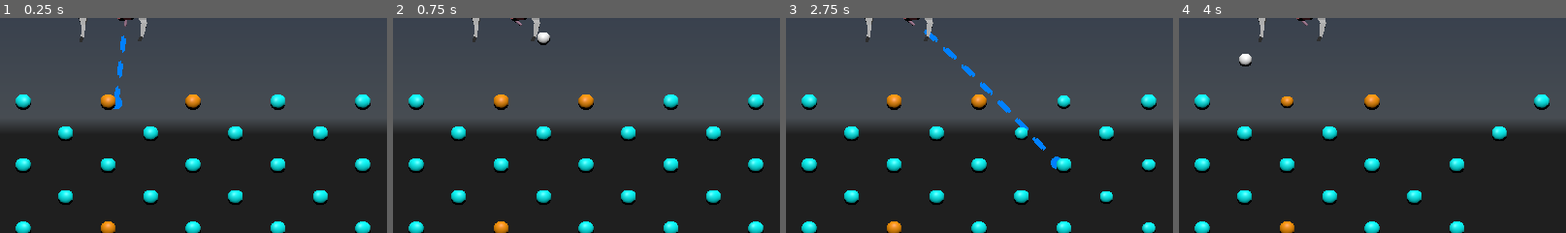
Above: before the commit, frames 1-4 (left to right).
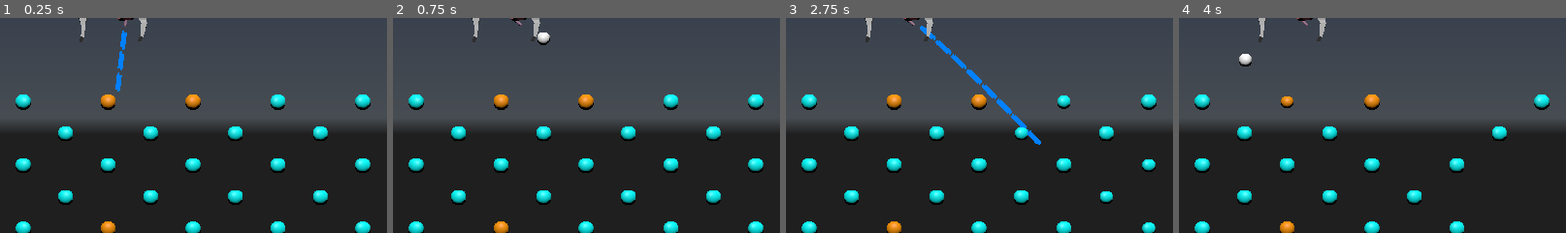
Above: after the commit, the same moments.

Repository: Temia116/Milke-2--Into-the-third-dimension
Game: Godot game, scene res://scenes/node_3d.tscn
Same seed, same stepped clock (60 frames per second), same inputs: the game is played once before the commit and once after it. A sky picture missing from this copy of the repository is replaced by a grey-blue gradient. Video files are missing from this copy of the repository; at most half a second of black plays in their place.
Inputs (mouse positions are % of the whole screen's width and height, from its top left):
- Up to frame 1 (0.25 s): no input
- Up to frame 2 (0.75 s): move the mouse to (72, 45) at 0.52 s; click (72, 45) at 0.67 s
- Up to frame 3 (2.75 s): move the mouse to (30, 55) at 1.27 s; click (30, 55) at 1.42 s; move the mouse to (60, 27) at 2.02 s; click (60, 27) at 2.17 s
- Up to frame 4 (4 s): move the mouse to (45, 70) at 2.77 s; click (45, 70) at 2.92 s; move the mouse to (80, 65) at 3.52 s; click (80, 65) at 3.67 s
The pictures show only the part of the screen within x 36-86%, y 15-65%; the shares and areas given below are measured in that part.

The runs differ from the first frame. In frame 1, 0.3% of the frame differs, in the area x 29-33%, y 5-43%; in frame 2, nothing differs; in frame 3, 0.6%, in the area x 34-71%, y 3-71%; in frame 4, less than 0.1%.

Commit message:
fat
fafataxfaw

Diff:
--- a/PegSpawner.gd
+++ b/PegSpawner.gd
@@ -35,19 +35,27 @@
 # Two curved arcs — a frown on top, a smile below.
 # ---------------------------------------------------------------------------
 var level_2 = [
-	[-10.0,  2.5,  "blue"], [-9.51,  1.26, "blue"], [-8.09,  0.15, "blue"],
-	[-5.88, -0.74, "blue"], [-3.09, -1.3,  "blue"], [ 0.0,  -1.5,  "blue"],
-	[ 3.09, -1.3,  "blue"], [ 5.88, -0.74, "blue"], [ 8.09,  0.15, "blue"],
-	[ 9.51,  1.26, "blue"], [10.0,   2.5,  "blue"],
-	[ 9.9,  -1.5,  "blue"], [ 9.42, -0.53, "blue"], [ 8.01,  0.35, "blue"],
-	[ 5.82,  1.05, "blue"], [ 3.06,  1.5,  "blue"], [ 0.0,   1.65, "blue"],
-	[-3.06,  1.5,  "blue"], [-5.82,  1.05, "blue"], [-8.01,  0.35, "blue"],
-	[-9.42, -0.53, "blue"], [-9.9,  -1.5,  "blue"],
-	[-11,  1.0,  "blue"], [-11, -0.5,  "blue"], [-11, -2.0,  "blue"], [-10, -3.5,  "blue"],
-	[ 11,  1.0,  "blue"], [ 11, -0.5,  "blue"], [ 11, -2.0,  "blue"], [ 10, -3.5,  "blue"],
-	[-5, -3.5, "blue"], [0, -4.0, "blue"], [5, -3.5, "blue"],
-	[-3,  0.2, "blue"], [3,  0.2, "blue"], [0, -0.8, "blue"],
-	[-6, -2.5, "blue"], [6, -2.5, "blue"],
+	# Circle of pegs at top - centred at (0, 4.5), radius 3.5
+	[0.0, 8.0, "blue"], [2.17, 7.25, "blue"], [3.5, 5.5, "blue"],
+	[3.5, 3.5, "blue"], [2.17, 3.75, "blue"], [0.0, 3.0, "blue"],
+	[-2.17, 3.75, "blue"], [-3.5, 3.5, "blue"], [-3.5, 5.5, "blue"],
+	[-2.17, 7.25, "blue"],
+	# Top arc (frown) - upper field
+	[-10.0, 2.5, "blue"], [-9.51, 1.88, "blue"], [-8.09, 1.32, "blue"],
+	[-5.88, 0.88, "blue"], [-3.09, 0.6, "blue"], [0.0, 0.5, "blue"],
+	[3.09, 0.6, "blue"], [5.88, 0.88, "blue"], [8.09, 1.32, "blue"],
+	[9.51, 1.88, "blue"], [10.0, 2.5, "blue"],
+	# Bottom arc (smile) - lower field
+	[10.0, -2.5, "blue"], [9.51, -1.88, "blue"], [8.09, -1.32, "blue"],
+	[5.88, -0.88, "blue"], [3.09, -0.6, "blue"], [0.0, -0.5, "blue"],
+	[-3.09, -0.6, "blue"], [-5.88, -0.88, "blue"], [-8.09, -1.32, "blue"],
+	[-9.51, -1.88, "blue"], [-10.0, -2.5, "blue"],
+	# Side columns
+	[-11, 1.0, "blue"], [-11, -0.5, "blue"], [-11, -2.0, "blue"],
+	[11, 1.0, "blue"], [11, -0.5, "blue"], [11, -2.0, "blue"],
+	# Bottom scatter
+	[-6, -3.5, "blue"], [-3, -4.0, "blue"], [0, -4.2, "blue"],
+	[3, -4.0, "blue"], [6, -3.5, "blue"],
 ]
 
 # ---------------------------------------------------------------------------
@@ -74,6 +82,9 @@
 	spawn_level(GameManager.current_level)
 
 func spawn_level(level_num: int):
+	for child in get_children():
+		child.queue_free()
+	await get_tree().process_frame
 	var layout: Array
 	match level_num:
 		1: layout = level_1
--- a/WinScreen.gd
+++ b/WinScreen.gd
@@ -15,15 +15,23 @@
 func _on_level_complete():
 	visible = true
 	score_label.text = "SCORE: " + str(GameManager.score)
-	# Hide Next Level button if we're on the last level
 	next_button.visible = GameManager.current_level < GameManager.MAX_LEVEL
+	get_tree().paused = true  # stop everything
+	process_mode = Node.PROCESS_MODE_ALWAYS  # but keep this screen running
+	await get_tree().process_frame
 	video.play()
 
 func _on_retry_pressed():
+	get_tree().paused = false
+	await get_tree().process_frame
+	await get_tree().process_frame  # two frames to be safe
 	GameManager.reset_for_level()
 	get_tree().change_scene_to_file("res://scenes/node_3d.tscn")
 
 func _on_next_pressed():
+	get_tree().paused = false
+	await get_tree().process_frame
+	await get_tree().process_frame
 	GameManager.current_level += 1
 	GameManager.reset_for_level()
 	get_tree().change_scene_to_file("res://scenes/node_3d.tscn")
--- a/WinScreen.tscn
+++ b/WinScreen.tscn
@@ -1,10 +1,17 @@
 [gd_scene format=3 uid="uid://dbhev6405q52o"]
 
 [ext_resource type="Script" uid="uid://b86rxgobxgyw8" path="res://WinScreen.gd" id="1_a03an"]
-[ext_resource type="VideoStream" uid="uid://703gx6e7kac5" path="res://Assets/das und diddybludden.ogv" id="2_0eiwq"]
+[ext_resource type="VideoStream" uid="uid://dnix3urwtc6xf" path="res://Assets/das und diddybludden (1).ogv" id="2_0eiwq"]
 
 [node name="WinScreen" type="CanvasLayer" unique_id=2056049492]
 script = ExtResource("1_a03an")
+
+[node name="VideoStreamPlayer" type="VideoStreamPlayer" parent="." unique_id=1939722433]
+offset_right = 1925.0
+offset_bottom = 1076.0
+stream = ExtResource("2_0eiwq")
+expand = true
+loop = true
 
 [node name="Label" type="Label" parent="." unique_id=864837389]
 offset_left = 838.0
@@ -41,10 +48,3 @@
 offset_bottom = 676.0
 theme_override_font_sizes/font_size = 50
 text = "NEXT LEVEL"
-
-[node name="VideoStreamPlayer" type="VideoStreamPlayer" parent="." unique_id=557577614]
-offset_right = 1925.0
-offset_bottom = 1079.0
-stream = ExtResource("2_0eiwq")
-expand = true
-loop = true
--- a/scenes/node_3d.gd
+++ b/scenes/node_3d.gd
@@ -27,30 +27,27 @@
 
 func _get_cursor_world_pos() -> Vector3:
 	var mouse_pos = get_viewport().get_mouse_position()
-	var from = camera.project_ray_origin(mouse_pos)
-	var dir = camera.project_ray_normal(mouse_pos)
-	var udder_z = udder_spawn.global_position.z
-	if abs(dir.z) > 0.001:
-		var t = (udder_z - from.z) / dir.z
-		return from + dir * t
-	return udder_spawn.global_position + dir * 10.0
+	var world_pos = camera.project_position(mouse_pos, camera.global_position.z - udder_spawn.global_position.z)
+	return Vector3(world_pos.x, world_pos.y, udder_spawn.global_position.z)
 
 func _get_launch_velocity() -> Vector3:
 	var origin = udder_spawn.global_position
 	var target = _get_cursor_world_pos()
+
+	# Force target below the udder
+	if target.y >= origin.y - 0.5:
+		target.y = origin.y - 0.5
+
 	var to_target = target - origin
 
-	if to_target.length() < 0.01:
-		return Vector3(0, -1, 0) * launch_speed
-
+	# Clamp direction to a max angle from straight down
+	var max_angle_deg = 75.0
+	var down = Vector3(0, -1, 0)
 	var dir = to_target.normalized()
-
-	# If aiming too far up, clamp Y to the max allowed
-	var max_up_degrees = -10.0  # degrees above horizontal
-	var max_y = sin(deg_to_rad(max_up_degrees))
-	if dir.y > max_y:
-		dir.y = max_y
-		dir = dir.normalized()
+	var angle = rad_to_deg(acos(dir.dot(down)))
+	if angle > max_angle_deg:
+		# Lerp back toward straight down
+		dir = down.lerp(dir.normalized(), max_angle_deg / angle).normalized()
 
 	return dir * launch_speed
 
@@ -77,31 +74,26 @@
 
 func _draw_aim_line():
 	aim_mesh.clear_surfaces()
-
 	if not can_shoot:
 		return
 
 	var pos = udder_spawn.global_position
 	var velocity = _get_launch_velocity()
-	print("udder:", pos, " cursor:", _get_cursor_world_pos(), " vel:", velocity)
 	var gravity_vec = Vector3(0, GRAVITY * GRAVITY_SCALE, 0)
-
 	var space = get_world_3d().direct_space_state
 	aim_mesh.surface_begin(Mesh.PRIMITIVE_TRIANGLES)
 
 	var sim_pos = pos
 	var sim_vel = velocity
-	var sim_dt = 0.04
-	var steps = 50
+	var sim_dt = 0.04  # smaller step = evenly spaced dots
+	var steps = 80
 	var dot_accum = 0.0
-	var dot_spacing = 1.2
-	var pill_half_len = 0.28
+	var dot_spacing = 1.0  # fixed world-space spacing
+	var pill_half_len = 0.35
 	var pill_radius = 0.12
 	var pill_segs = 6
-	var hit_pos: Vector3 = Vector3.ZERO
-	var hit_found = false
 
-	for i in range(steps):
+	for _i in range(steps):
 		var next_pos = sim_pos + sim_vel * sim_dt + 0.5 * gravity_vec * sim_dt * sim_dt
 		sim_vel += gravity_vec * sim_dt
 
@@ -111,8 +103,6 @@
 		query.collision_mask = 1
 		var result = space.intersect_ray(query)
 		if result.size() > 0:
-			hit_pos = result.position
-			hit_found = true
 			break
 
 		var seg_len = sim_pos.distance_to(next_pos)
@@ -125,14 +115,12 @@
 			var p0 = center - travel_dir * pill_half_len
 			var p1 = center + travel_dir * pill_half_len
 			var perp = Vector3(-travel_dir.y, travel_dir.x, 0).normalized() * pill_radius
-			# Rectangular body
 			aim_mesh.surface_add_vertex(p0 - perp)
 			aim_mesh.surface_add_vertex(p1 - perp)
 			aim_mesh.surface_add_vertex(p1 + perp)
 			aim_mesh.surface_add_vertex(p0 - perp)
 			aim_mesh.surface_add_vertex(p1 + perp)
 			aim_mesh.surface_add_vertex(p0 + perp)
-			# Rounded caps
 			for s in range(pill_segs):
 				var a0 = PI * 0.5 + PI * s / pill_segs
 				var a1 = PI * 0.5 + PI * (s + 1) / pill_segs
@@ -151,16 +139,6 @@
 
 		sim_pos = next_pos
 
-	if hit_found:
-		var radius = 0.3
-		var segments = 16
-		for i in range(segments):
-			var angle_a = (float(i) / segments) * TAU
-			var angle_b = (float(i + 1) / segments) * TAU
-			aim_mesh.surface_add_vertex(hit_pos)
-			aim_mesh.surface_add_vertex(hit_pos + Vector3(cos(angle_a) * radius, sin(angle_a) * radius, 0))
-			aim_mesh.surface_add_vertex(hit_pos + Vector3(cos(angle_b) * radius, sin(angle_b) * radius, 0))
-
 	aim_mesh.surface_end()
 
 func _input(event):
Not shown, added: Assets/das und diddybludden (1).ogv.uid
Binary file added: Assets/das und diddybludden.gif
Not shown, added: Assets/das und diddybludden (1).ogv
Not shown, added: Assets/das und diddybludden.gif1304151700.tmp
Not shown, removed: Assets/das und diddybludden.mp4
